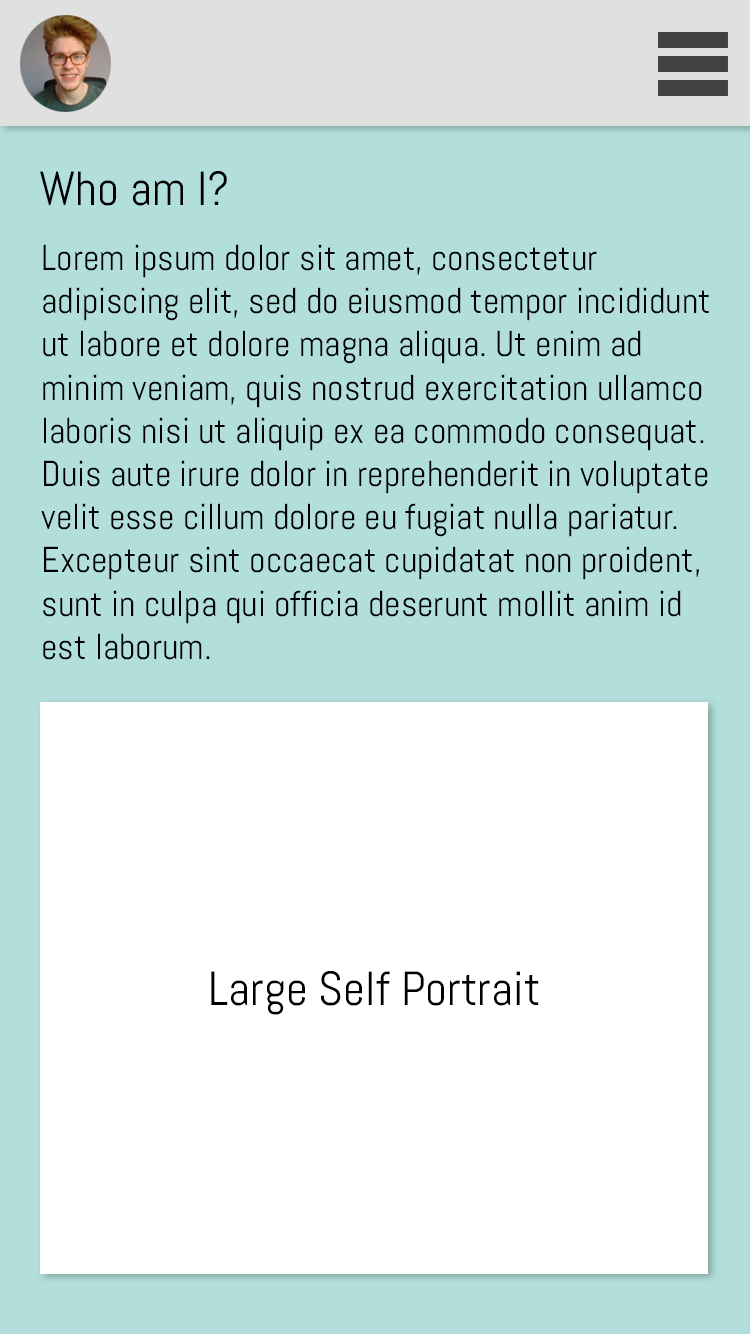
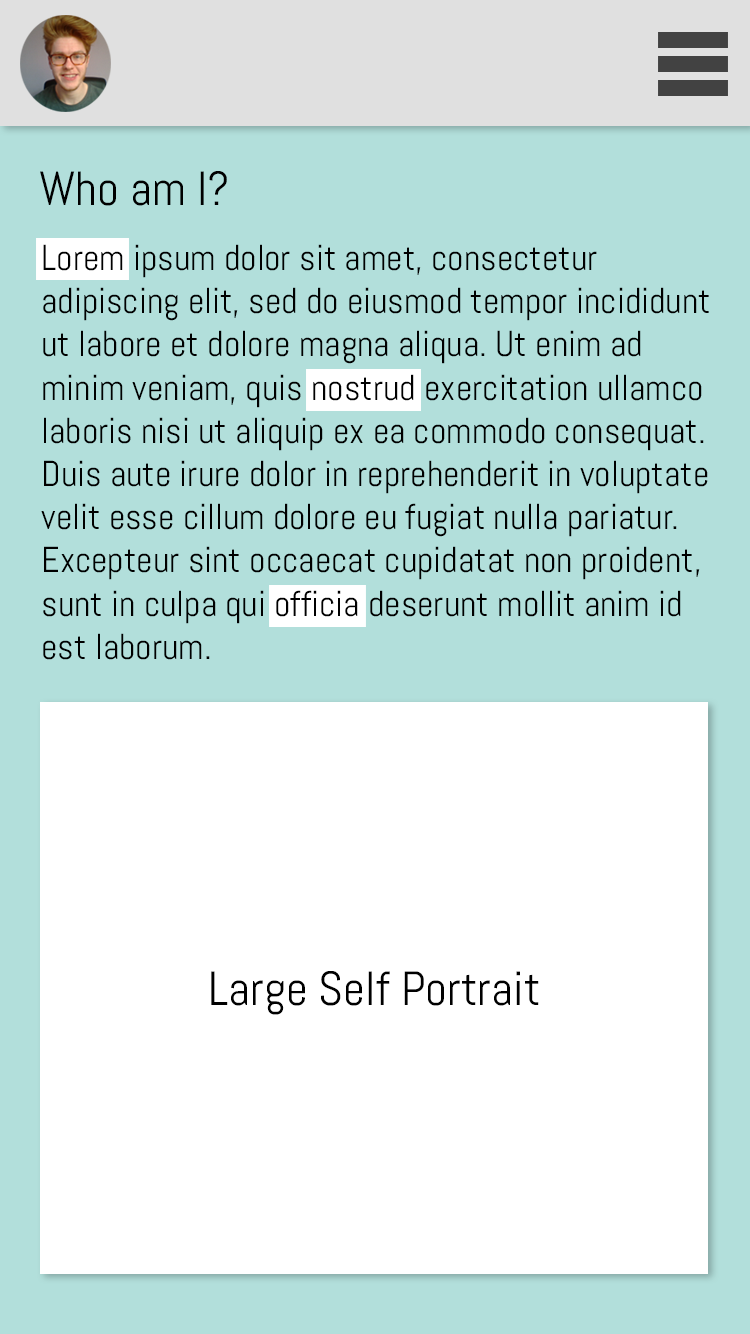
Revision of a layered (750, 1334) image; what changed, layer by layer:
added layer "Layer 10" in group "Artboard 1" over [269, 585, 366, 627]
added layer "Layer 9" in group "Artboard 1" over [306, 369, 421, 411]
added layer "Layer 8" in group "Artboard 1" over [36, 238, 129, 280]
